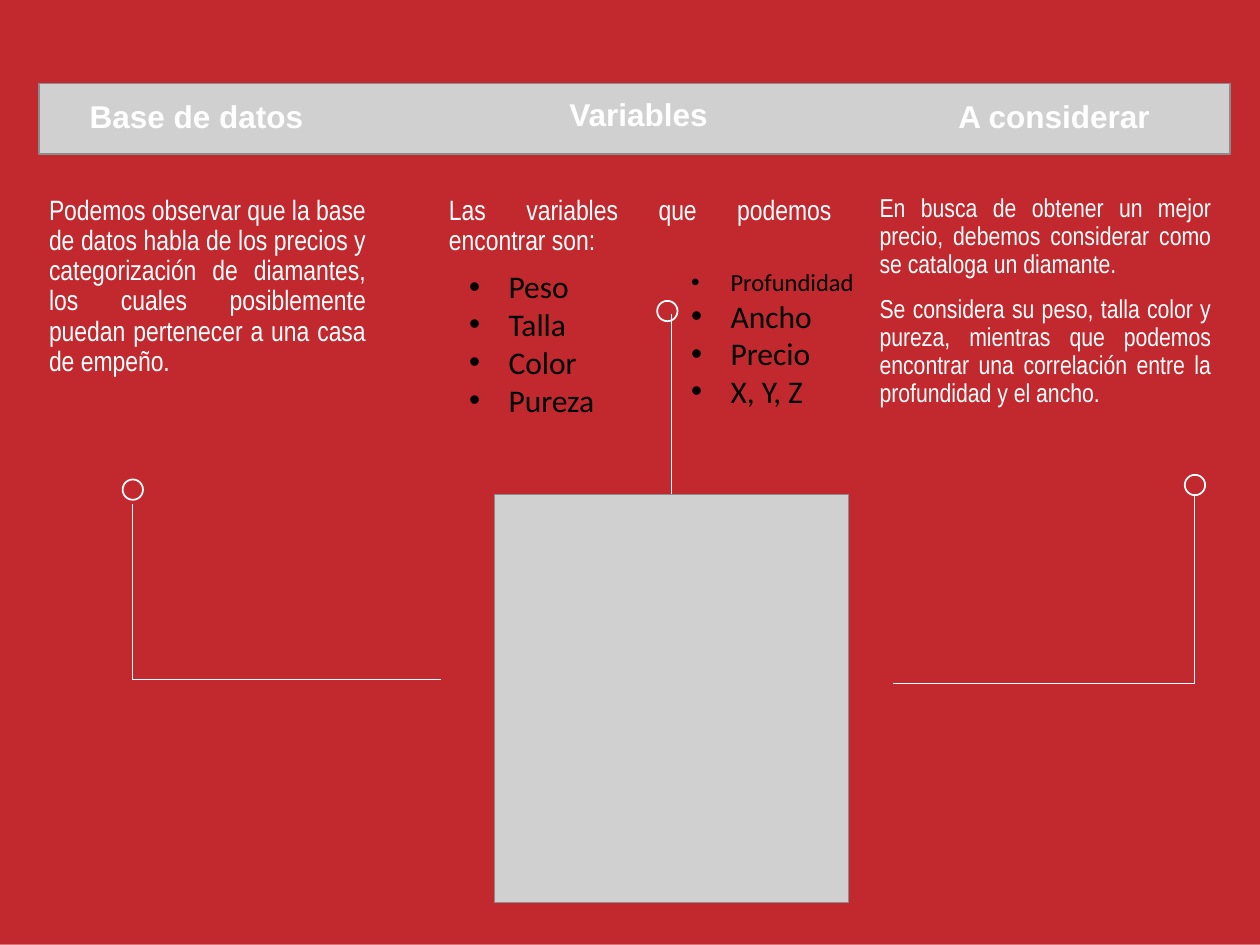
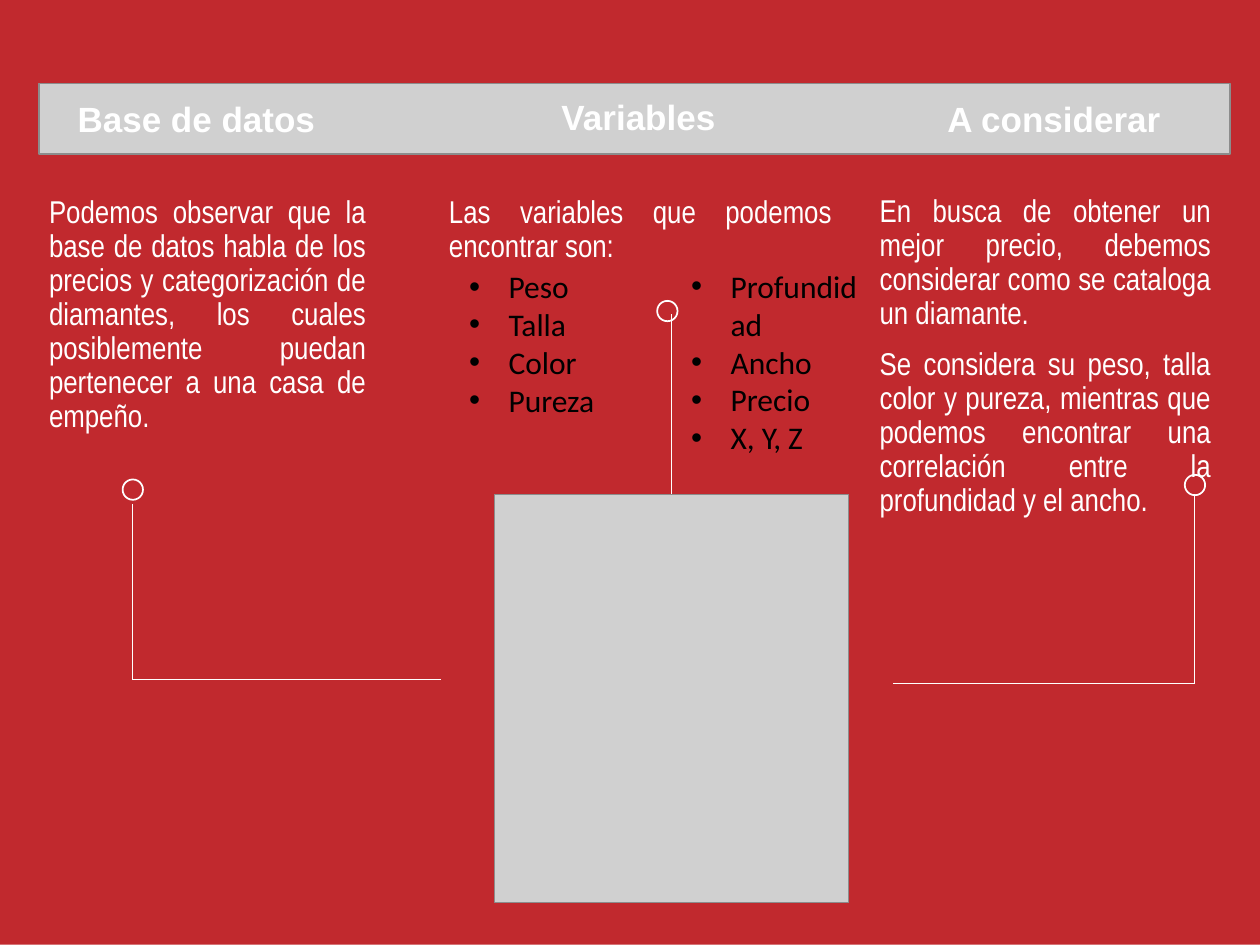
Before and after one commit to IgnGGA/grupo9, a slide deck: slide 3 of presentacionMineriaDeDatos.pptx. Drawn at 1260x945 pixels with LibreOffice and Linux fonts; fonts in the diff are those of the drawing; grey boxes stand for pictures. Boxes give left, top, right and bottom in pixels: in the first picture for what was removed or moved away, otherwise in the second. Text is boxed around its words. In the diff, an @@ line names an element or a change of style, - is before the commit and + after.

Commit message:
Avances segun la clase 8, y modificaciones post presentacion, falta realizar regresion lineal y avanzar en el arbol de procesos. entro de las tareas pendientes es poder ordenar tanto datos como archivos.

```diff
--- a/presentacionMineriaDeDatos.pptx
+++ b/presentacionMineriaDeDatos.pptx
@@ size 18 to 20 pt in 3 elements at [561,105,715,130], [947,107,1160,132], [78,107,315,132] @@
@@ text "Podemos observar que la base ..." at [49,200,366,433]: size 16 to 18 pt @@
@@ text "Las variables que podemos encontrar ..." at [449,200,696,258]: size 16 to 18 pt @@
@@ text "En busca de obtener un ..." at [880,199,1211,518]: size 14.8 to 18 pt @@
@@ text "Profundidad" at [731,352,812,453]: size 14 to 18 pt in "Profundidad" @@
```
Also in this commit, not shown: 6 other slides changed, 8 slides added, 10 other files.
